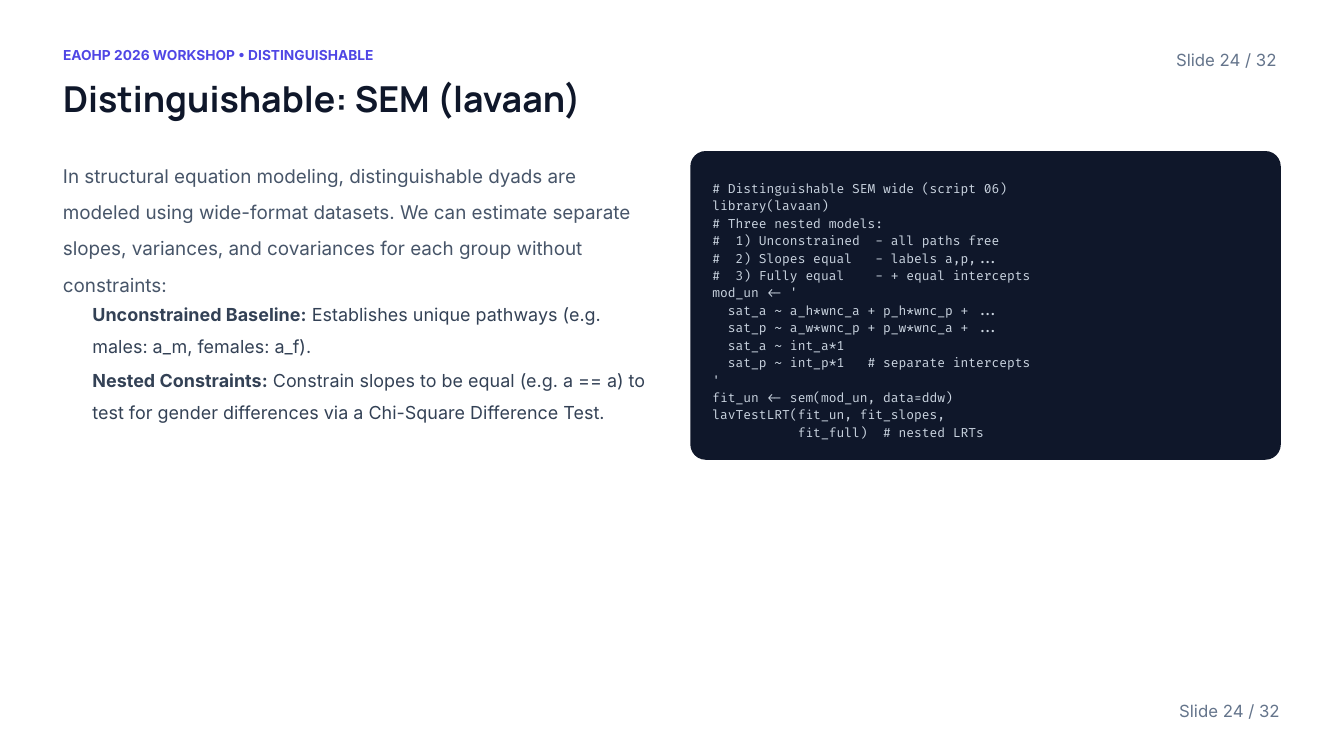
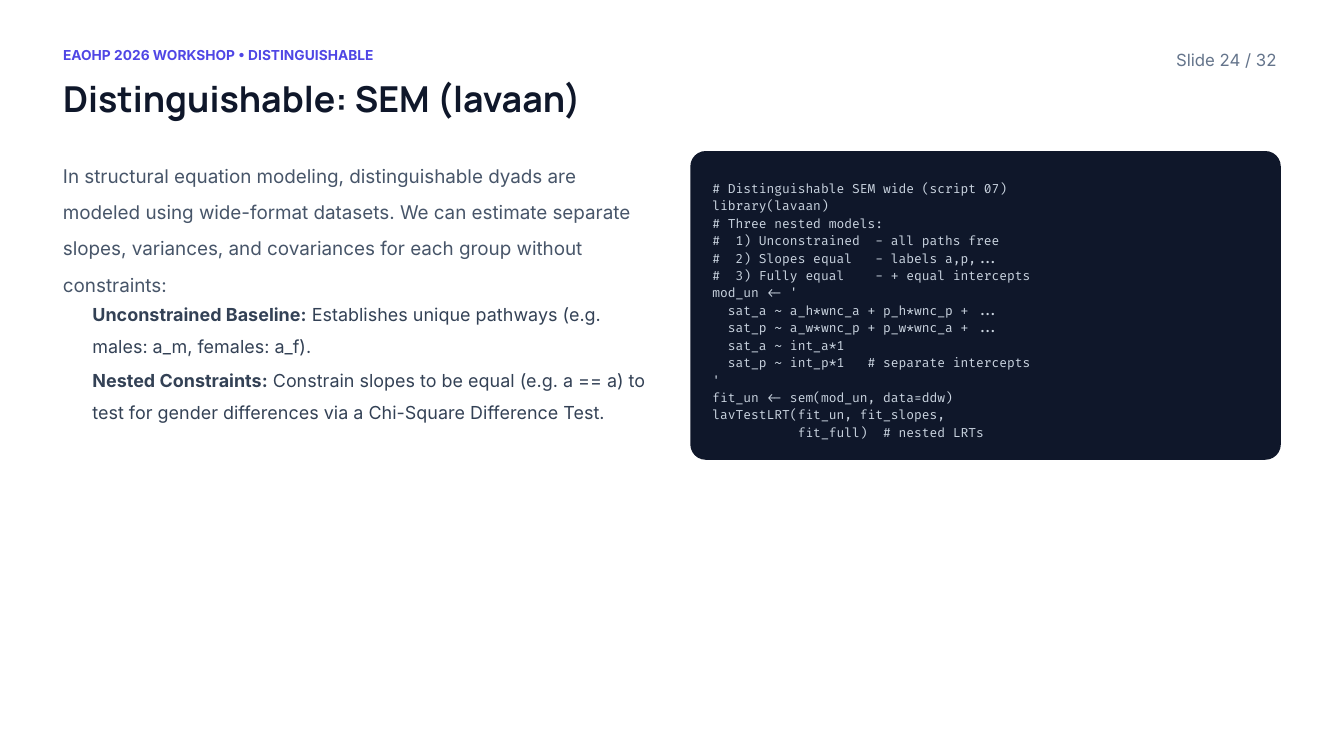
Before and after one commit to michaelides/apim, a slide deck: slide 24 of Dyadic Data Analysis in R.pptx. Drawn at 1344x756 pixels with LibreOffice and Linux fonts; fonts in the diff are those of the drawing; background and template pictures are left out. Boxes give left, top, right and bottom in pixels: in the first picture for what was removed or moved away, otherwise in the second. Text is boxed around its words. In the diff, an @@ line names an element or a change of style, - is before the commit and + after.

```diff
--- a/Dyadic Data Analysis in R.pptx
+++ b/Dyadic Data Analysis in R.pptx
@@ text at <box>728,183,1007,196</box>: text changed @@
-# Distinguishable SEM wide (script 06)
+# Distinguishable SEM wide (script 07)
@@ text removed at <box>1179,704,1280,717</box> @@
-Slide 24 / 32
```
Also in this commit, not shown: 14 other slides changed, 20 other files.
